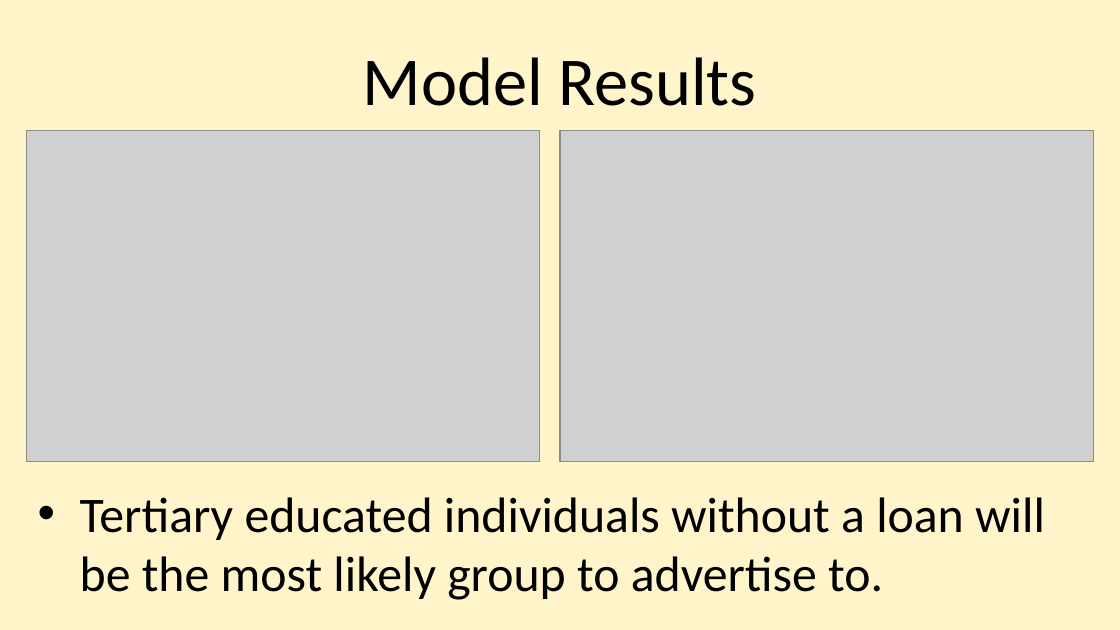
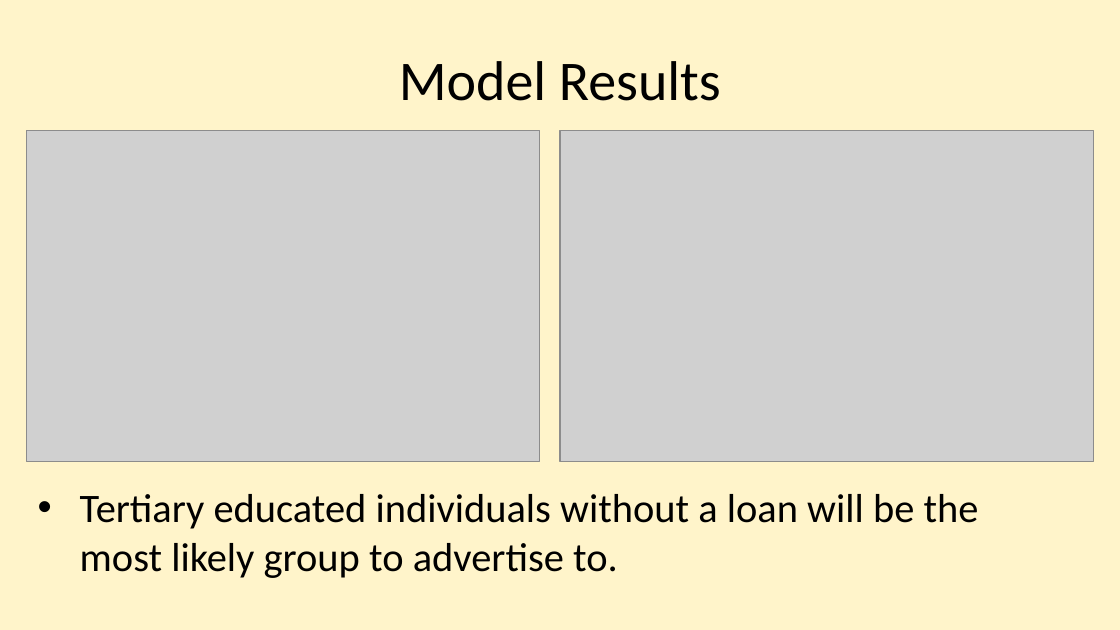
Before and after one commit to njmobley/Practicum-2, a slide deck: slide 28 of Practicum 2 presentation Nijia.pptx. Drawn at 1120x630 pixels with LibreOffice and Linux fonts; fonts in the diff are those of the drawing; grey boxes stand for pictures. Boxes give left, top, right and bottom in pixels: in the first picture for what was removed or moved away, otherwise in the second. Text is boxed around its words. In the diff, an @@ line names an element or a change of style, - is before the commit and + after.

```diff
--- a/Practicum 2 presentation Nijia.pptx
+++ b/Practicum 2 presentation Nijia.pptx
@@ title "Model Results" at (399, 61, 721, 101): size 44 to 36 pt @@
@@ text "Tertiary educated individuals without a ..." at (80, 494, 979, 578): size 32 to 26 pt; less space between paragraphs @@
```
Also in this commit, not shown: 12 other slides changed.
